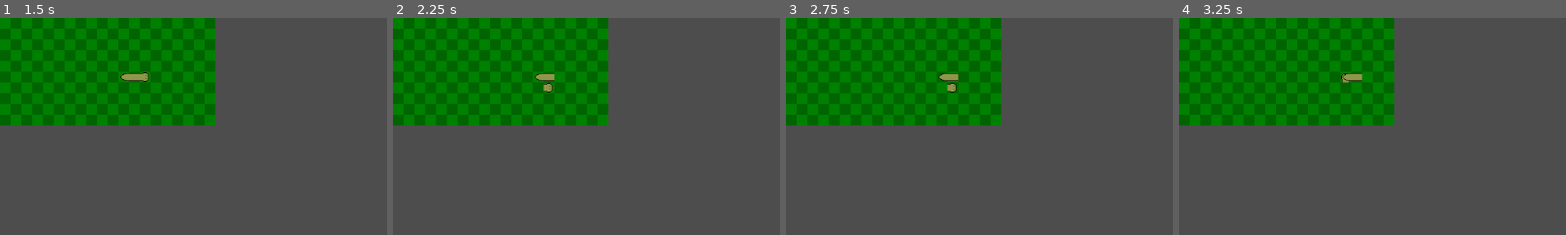
Above: before the commit, frames 1-4 (left to right).
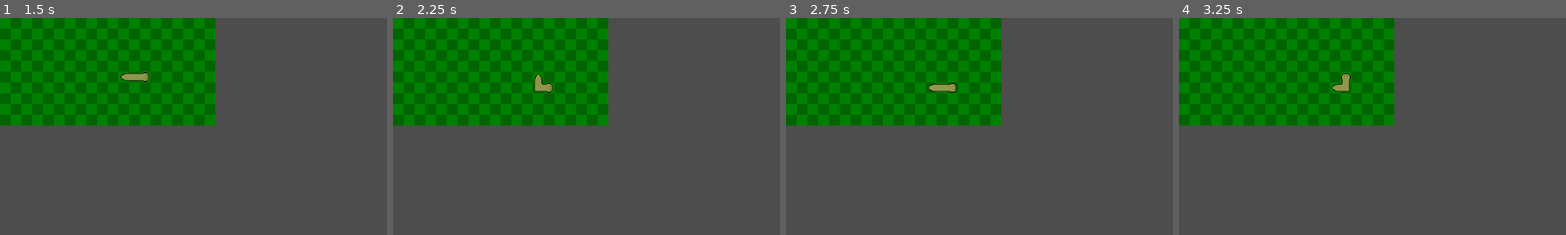
Above: after the commit, the same moments.

Repository: iTzFireFoxX/Godot-Snake
Game: Godot game, scene res://scenes/Mundo.tscn
Same seed, same stepped clock (60 frames per second), same inputs: the game is played once before the commit and once after it.
Inputs:
- Up to frame 1 (1.5 s): tap Enter at 0.5 s; hold D (move_right) 0.53-1.28 s; hold S (move_down) from 1.28 s (still down)
- Up to frame 2 (2.25 s): tap Space at 2 s; release S (move_down) at 2.03 s; hold D (move_right) from 2.03 s (still down)
- Up to frame 3 (2.75 s): keep holding D (move_right)
- Up to frame 4 (3.25 s): release D (move_right) at 2.78 s; hold W (move_up) from 2.78 s (still down)
The pictures show only the part of the screen within x 0-50%, y 0-50%; the shares and areas given below are measured in that part.

Frame 1 is identical in both runs. In frame 2, 0.3% of the frame differs, in the area x 36-42%, y 25-34%; in frame 3, 0.3%, in the area x 36-45%, y 25-34%; in frame 4, 0.3%.

Commit message:
Seguimiento de cada parte de la serpiente e implementacion de esquinas

Diff:
--- a/scenes/Player.tscn
+++ b/scenes/Player.tscn
@@ -43,5 +43,6 @@
 script = ExtResource("2_v6fml")
 
 [node name="Head" type="AnimatedSprite2D" parent="."]
+position = Vector2(1, 0)
 sprite_frames = SubResource("SpriteFrames_qu4a1")
 animation = &"head_animation"
--- a/scenes/scripts/player.gd
+++ b/scenes/scripts/player.gd
@@ -40,6 +40,7 @@
 		snake[0][1] = dir
 		delSprites()
 		updateSnakePos()
+		updateSnakeDir()
 		drawSprite()
 
 
@@ -60,13 +61,67 @@
 				if i == (snake.size() - 1):
 					sprite.texture = tail_sprite
 				else:
-					sprite.texture = body_sprite
-				sprite.centered = true
+					# Esquina inferior derecha
+					if (snake[i - 1][0] == snake[i][0] + Vector2i.UP) and (snake[i + 1][0] == snake[i][0] + Vector2i.LEFT):
+						sprite.texture = corner_sprite
+						updateSpritePos(sprite, snake[i][0])
+						add_child(sprite) # Añadir sprite como nodo hijo
+						continue
+					elif (snake[i - 1][0] == snake[i][0] + Vector2i.LEFT) and (snake[i + 1][0] == snake[i][0] + Vector2i.UP):
+						sprite.texture = corner_sprite
+						updateSpritePos(sprite, snake[i][0])
+						add_child(sprite) # Añadir sprite como nodo hijo
+						continue
+
+					# Esquina superior derecha
+					elif (snake[i - 1][0] == snake[i][0] + Vector2i.LEFT) and (snake[i + 1][0] == snake[i][0] + Vector2i.DOWN):
+						sprite.texture = corner_sprite
+						updateSpritePos(sprite, snake[i][0])
+						updateSpriteRotation(sprite, Vector2i.UP)
+						add_child(sprite) # Añadir sprite como nodo hijo
+						continue
+					elif (snake[i - 1][0] == snake[i][0] + Vector2i.DOWN) and (snake[i + 1][0] == snake[i][0] + Vector2i.LEFT):
+						sprite.texture = corner_sprite
+						updateSpritePos(sprite, snake[i][0])
+						updateSpriteRotation(sprite, Vector2i.UP)
+						add_child(sprite) # Añadir sprite como nodo hijo
+						continue
+
+					# Esquina superior izquierda
+					elif (snake[i - 1][0] == snake[i][0] + Vector2i.DOWN) and (snake[i + 1][0] == snake[i][0] + Vector2i.RIGHT):
+						sprite.texture = corner_sprite
+						updateSpritePos(sprite, snake[i][0])
+						updateSpriteRotation(sprite, Vector2i.LEFT)
+						add_child(sprite) # Añadir sprite como nodo hijo
+						continue
+					elif (snake[i - 1][0] == snake[i][0] + Vector2i.RIGHT) and (snake[i + 1][0] == snake[i][0] + Vector2i.DOWN):
+						sprite.texture = corner_sprite
+						updateSpritePos(sprite, snake[i][0])
+						updateSpriteRotation(sprite, Vector2i.LEFT)
+						add_child(sprite) # Añadir sprite como nodo hijo
+						continue
+
+					# Esquina inferior izquieda
+					elif (snake[i - 1][0] == snake[i][0] + Vector2i.RIGHT) and (snake[i + 1][0] == snake[i][0] + Vector2i.UP):
+						sprite.texture = corner_sprite
+						updateSpritePos(sprite, snake[i][0])
+						updateSpriteRotation(sprite, Vector2i.DOWN)
+						add_child(sprite) # Añadir sprite como nodo hijo
+						continue
+					elif (snake[i - 1][0] == snake[i][0] + Vector2i.UP) and (snake[i + 1][0] == snake[i][0] + Vector2i.RIGHT):
+						sprite.texture = corner_sprite
+						updateSpritePos(sprite, snake[i][0])
+						updateSpriteRotation(sprite, Vector2i.DOWN)
+						add_child(sprite) # Añadir sprite como nodo hijo
+						continue
+
+					else:
+						sprite.texture = body_sprite
 				updateSpritePos(sprite, snake[i][0])
 				updateSpriteRotation(sprite, snake[i][1])
 				add_child(sprite) # Añadir sprite como nodo hijo
 
-func updateSpriteRotation(sprite, d): # Actualiza la direccion de un sprite
+func updateSpriteRotation(sprite, d): # Actualiza la rotacion de un sprite
 	match d:
 		Vector2i.UP:
 			sprite.rotation_degrees = -90
@@ -81,3 +136,8 @@
 	for i in get_children():
 		if i is Sprite2D:
 			i.queue_free()
+
+func updateSnakeDir(): # Actualiza la direccion de cada parte de la serpiente menos la cabeza
+	for i in range(snake.size() -1, -1, -1):
+		if i != 0:
+			snake[i][1] = snake[i - 1][1]
Binary file changed: assets/sprites/snake_corner.png
